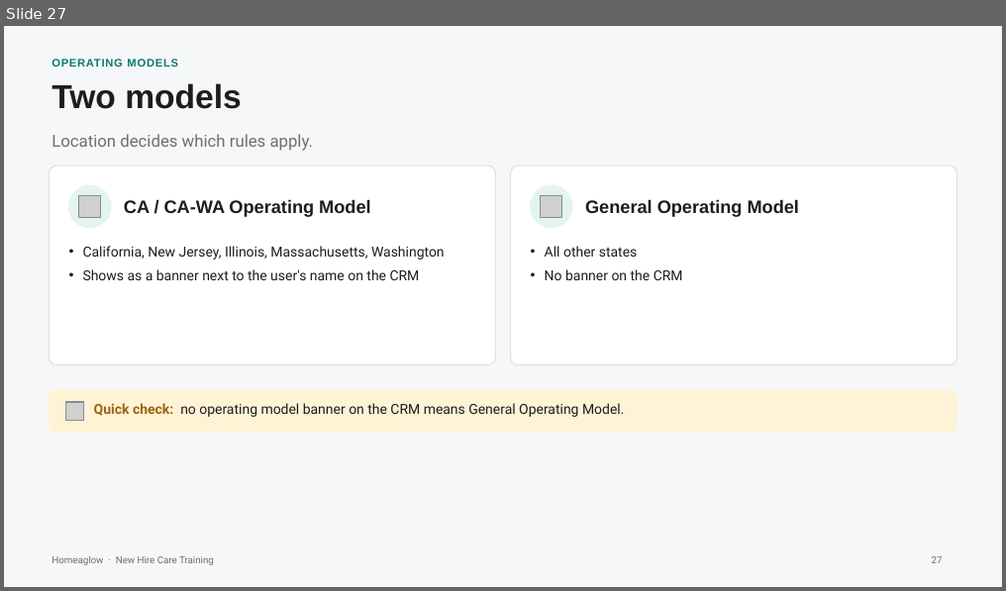
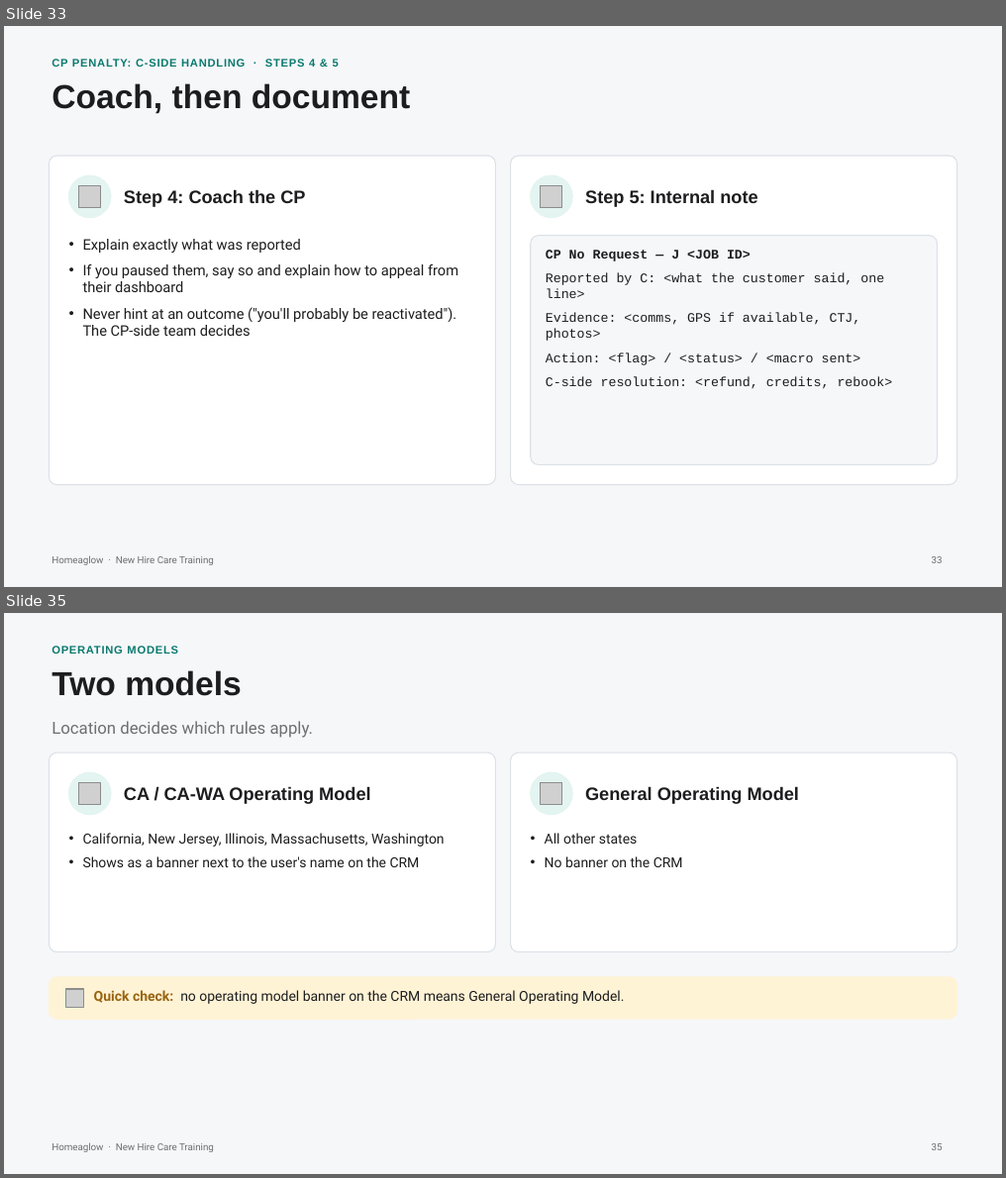
Before and after one commit to anjulimichelle/training, a slide deck: cleaner-foundations/cleaner-foundations-cp-crm.pptx. Shown one above the other, each under a label of ours: slide 27 before the commit, slides 33 and 35 after it; the slides between them are not shown. The pictures are 1006x591 and 1006x1178 pixels, drawn with LibreOffice and Linux fonts; fonts in the diff are those of the drawing; grey boxes stand for pictures. Boxes give left, top, right and bottom in pixels: in the first picture for what was removed or moved away, otherwise in the second. Text is boxed around its words. In the diff, an @@ line names an element or a change of style, - is before the commit and + after.

```diff
--- a/cleaner-foundations/cleaner-foundations-cp-crm.pptx
+++ b/cleaner-foundations/cleaner-foundations-cp-crm.pptx
@@ slide 33 added at [4,26,1002,587], background #F6F7F9; not listed: 1 template element that a slide beside it also shows @@
@@ text added at [52,58,339,69], 8 pt, text #0B7A6F, bold @@
+CP PENALTY: C-SIDE HANDLING · STEPS 4 & 5
@@ text added at [52,83,410,114], 24 pt, text #1D1D1F, bold @@
+Coach, then document
@@ rounded rectangle added at [49,156,495,485], fill #FFFFFF, outline #DCE1E7 0.75 pt @@
@@ rounded rectangle added at [511,156,957,485], fill #FFFFFF, outline #DCE1E7 0.75 pt @@
@@ ellipse added at [69,175,111,218], fill #E3F4F1, outline #E3F4F1 1 pt @@
@@ picture added at [79,185,101,207] @@
@@ text added at [124,189,305,207], 13 pt, text #1D1D1F, bold @@
+Step 4: Coach the CP
@@ ellipse added at [531,175,573,218], fill #E3F4F1, outline #E3F4F1 1 pt @@
@@ picture added at [541,185,562,207] @@
@@ text added at [585,189,757,207], 13 pt, text #1D1D1F, bold @@
+Step 5: Internal note
@@ text added at [83,239,458,336], 10.5 pt, text #1D1D1F @@
+• Explain exactly what was reported
+• If you paused them, say so and explain how to appeal from their dashboard
+• Never hint at an outcome ("you'll probably be reactivated"). The CP-side team decides
@@ rounded rectangle added at [531,236,938,466], fill #F6F7F9, outline #DCE1E7 0.75 pt @@
@@ text added at [546,250,893,389], 9.5 pt, text #1D1D1F @@
+CP No Request — J <JOB ID>
+Reported by C: <what the customer said, one line>
+Evidence: <comms, GPS if available, CTJ, photos>
+Action: <flag> / <status> / <macro sent>
+C-side resolution: <refund, credits, rebook>
@@ page number added at [932,557,943,564], 7 pt, text #6E6E73 @@
+33
@@ what was slide 27 is now slide 35 @@
@@ page number at [932,1144,943,1151]: text changed @@
-27
+35
```
Also in this commit, not shown: 11 slides changed, 7 other slides added, 1 other file.
